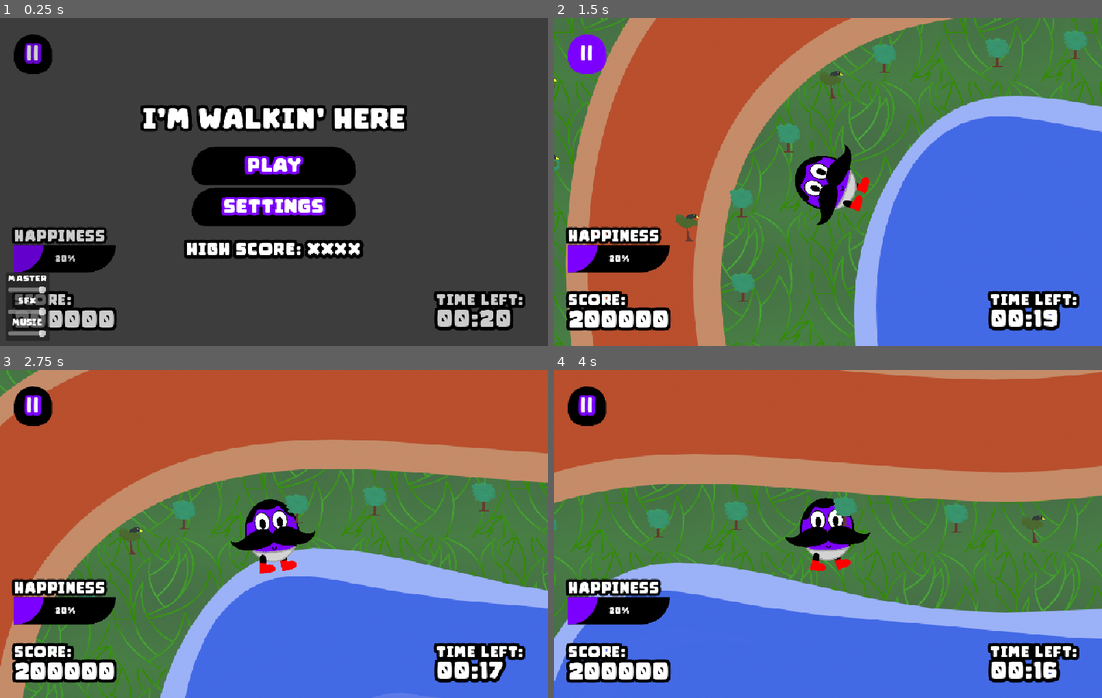
Above: before the commit, frames 1-4 (two rows, left to right).
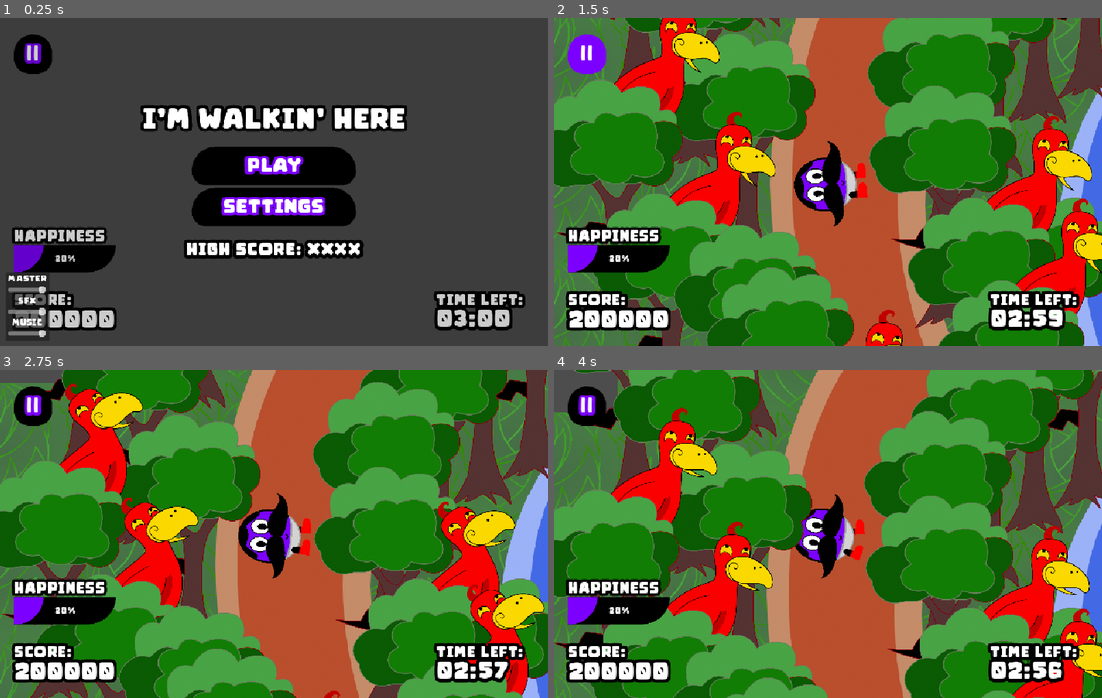
Above: after the commit, the same moments.

Repository: HyperGameDev/im-walking-here
Game: Godot game, scene res://scenes/main_scene.tscn
Same seed, same stepped clock (60 frames per second), same inputs: the game is played once before the commit and once after it.
Inputs (mouse positions are in pixels of both pictures, inside the frame that each line leads up to):
- Up to frame 1 (0.25 s): no input
- Up to frame 2 (1.5 s): click "PLAY" at 0.5 s; click "||" at 1.25 s
- Up to frame 3 (2.75 s): click (93, 645) at 2.02 s
- Up to frame 4 (4 s): click "||" at 2.75 s; click (570, 550) at 3.52 s

The runs differ from the first frame. In frame 1, 0.3% of the frame differs, in the area x 82-94%, y 88-96%; in frame 2, 88%, in the area x 0-100%, y 0-100%; in frame 3, 88%; in frame 4, 88%.

Commit message:
bird noises

Diff:
--- a/assets/animated_sprite_sheets/bird.tscn
+++ b/assets/animated_sprite_sheets/bird.tscn
@@ -13,6 +13,7 @@
 [ext_resource type="Texture2D" uid="uid://dm8txfa1rwc66" path="res://assets/2dart/bird/laughing_bird0031.png" id="11_7n7a2"]
 [ext_resource type="Texture2D" uid="uid://dr4wwd65qk28w" path="res://assets/2dart/bird/laughing_bird0034.png" id="12_yr8k7"]
 [ext_resource type="Texture2D" uid="uid://skpctvnnyg2t" path="res://assets/2dart/bird/laughing_bird0037.png" id="13_k171x"]
+[ext_resource type="Script" uid="uid://d0ih13u61xbpw" path="res://scripts/bird.gd" id="14_udaa1"]
 
 [sub_resource type="AtlasTexture" id="AtlasTexture_iao0y"]
 atlas = ExtResource("1_jydl4")
@@ -116,3 +117,4 @@
 [node name="Bird" type="AnimatedSprite2D"]
 sprite_frames = SubResource("SpriteFrames_ydy1l")
 frame_progress = 0.774263
+script = ExtResource("14_udaa1")
--- a/scenes/main_scene.tscn
+++ b/scenes/main_scene.tscn
@@ -1,21 +1,20 @@
-[gd_scene load_steps=14 format=3 uid="uid://cjhaandonxj4g"]
+[gd_scene load_steps=13 format=3 uid="uid://cjhaandonxj4g"]
 
 [ext_resource type="PackedScene" uid="uid://bx0jwniwoa425" path="res://scenes/main_menu.tscn" id="1_rt2n2"]
 [ext_resource type="PackedScene" uid="uid://cmkmqncwn84vr" path="res://assets/animated_sprite_sheets/lake.tscn" id="2_18nlu"]
 [ext_resource type="Texture2D" uid="uid://w7xvpldhdu80" path="res://assets/temp_lake_placeholder.png" id="2_c16ls"]
 [ext_resource type="Script" uid="uid://cbyksxwupl0i2" path="res://scripts/path.gd" id="3_18nlu"]
 [ext_resource type="PackedScene" uid="uid://cbmdcsvb41xin" path="res://scenes/player.tscn" id="4_c1pb6"]
-[ext_resource type="PackedScene" uid="uid://tffjypp2p2p" path="res://scenes/world_entities/tree_2.tscn" id="5_6wevv"]
 [ext_resource type="Texture2D" uid="uid://c2iwbbogguqq4" path="res://assets/2dart/Environment/path.png" id="7_c1pb6"]
-[ext_resource type="PackedScene" path="res://scenes/ui.tscn" id="7_c16ls"]
+[ext_resource type="PackedScene" uid="uid://cunrypxt2sd2t" path="res://scenes/ui.tscn" id="7_c16ls"]
 [ext_resource type="Texture2D" uid="uid://drwho6nbp0avu" path="res://assets/2dart/Environment/grass_tile.png" id="8_18nlu"]
 [ext_resource type="PackedScene" uid="uid://ceje773eeqmqy" path="res://scenes/components/world_entity_spawner.tscn" id="10_6wevv"]
 
 [sub_resource type="Curve2D" id="Curve2D_0e48y"]
 _data = {
-"points": PackedVector2Array(27.3131, 125.508, -27.3131, -125.508, -360, -252, -41.8342, 121.069, 41.8342, -121.069, -280, -644, -188.412, 86.404, 188.412, -86.404, -8, -1012, -248.221, -11.4125, 248.221, 11.4125, 1768, -1132, -319.549, -128.39, 319.549, 128.39, 3088, -916, -11.4125, -402.29, 11.4125, 402.29, 3528, -4, 276.752, -219.69, -276.752, 219.69, 2904, 852, 559.211, -19.9718, -559.211, 19.9718, 1904, 1212, 326.934, 198.093, -326.934, -198.093, 328, 916, 40.6919, 80.5031, -40.6919, -80.5031, -296, -60, 1.50263, 0.751315, -1.50263, -0.751315, -360, -252)
+"points": PackedVector2Array(27.3131, 125.508, -27.3131, -125.508, -538.179, -446.047, -94.9992, 189.424, 94.9992, -189.424, -449.179, -985.047, -219.537, 96.779, 219.537, -96.779, 97.8212, -1517.05, -248.221, -11.4125, 248.221, 11.4125, 1920.82, -1548.05, -319.549, -128.39, 319.549, 128.39, 3638.82, -1654.05, -11.4125, -402.29, 11.4125, 402.29, 4456.82, -161.047, 276.752, -219.69, -276.752, 219.69, 3746.82, 1338.95, 581.996, 18.0032, -581.996, -18.0032, 2091.82, 1797.95, 311.744, 251.258, -311.744, -251.258, 131.821, 1091.95, 74.8694, 202.023, -74.8694, -202.023, -426.179, 210.953, 1.50263, 0.751315, -1.50263, -0.751315, -537.179, -445.047, 0, 0, 0, 0, -538.179, -446.047)
 }
-point_count = 11
+point_count = 12
 
 [sub_resource type="TileSetAtlasSource" id="TileSetAtlasSource_c1pb6"]
 texture = ExtResource("8_18nlu")
@@ -44,12 +43,13 @@
 
 [node name="Path2D" type="Path2D" parent="Gameplay"]
 unique_name_in_owner = true
-position = Vector2(320, 180)
+position = Vector2(-67.8212, 246.047)
 curve = SubResource("Curve2D_0e48y")
 script = ExtResource("3_18nlu")
+metadata/_edit_lock_ = true
 
 [node name="Player" parent="Gameplay/Path2D" instance=ExtResource("4_c1pb6")]
-position = Vector2(-360, -252)
+position = Vector2(-538.179, -446.047)
 rotation = -1.78508
 
 [node name="UI" parent="Gameplay" instance=ExtResource("7_c16ls")]
@@ -68,16 +68,17 @@
 scale = Vector2(2.1589, 2.29873)
 autoplay = "default"
 frame_progress = 0.0
+metadata/_edit_lock_ = true
 
 [node name="Path" type="Sprite2D" parent="Gameplay/scenery"]
+z_index = -3
 position = Vector2(1879, 275)
 scale = Vector2(2.1589, 2.29873)
 texture = ExtResource("7_c1pb6")
-
-[node name="Tree2" parent="Gameplay/scenery" instance=ExtResource("5_6wevv")]
-position = Vector2(-407, -390)
+metadata/_edit_lock_ = true
 
 [node name="entity_spawners" type="Node2D" parent="Gameplay/scenery"]
+y_sort_enabled = true
 
 [node name="WorldEntitySpawner" parent="Gameplay/scenery/entity_spawners" instance=ExtResource("10_6wevv")]
 position = Vector2(-539, 1103)
@@ -92,52 +93,49 @@
 position = Vector2(-873, 275)
 
 [node name="WorldEntitySpawner5" parent="Gameplay/scenery/entity_spawners" instance=ExtResource("10_6wevv")]
-position = Vector2(-921, 30)
+position = Vector2(-1149, 170)
 
 [node name="WorldEntitySpawner6" parent="Gameplay/scenery/entity_spawners" instance=ExtResource("10_6wevv")]
 position = Vector2(-225, -187)
 
 [node name="WorldEntitySpawner7" parent="Gameplay/scenery/entity_spawners" instance=ExtResource("10_6wevv")]
-position = Vector2(-1124, -283)
+position = Vector2(-1332, -206)
 
 [node name="WorldEntitySpawner8" parent="Gameplay/scenery/entity_spawners" instance=ExtResource("10_6wevv")]
-position = Vector2(-873, -585)
-
-[node name="WorldEntitySpawner9" parent="Gameplay/scenery/entity_spawners" instance=ExtResource("10_6wevv")]
-position = Vector2(-873, -585)
+position = Vector2(-893, -360)
 
 [node name="WorldEntitySpawner10" parent="Gameplay/scenery/entity_spawners" instance=ExtResource("10_6wevv")]
-position = Vector2(-879, -845)
+position = Vector2(-1062, -722)
 
 [node name="WorldEntitySpawner11" parent="Gameplay/scenery/entity_spawners" instance=ExtResource("10_6wevv")]
 position = Vector2(-74, -685)
 
 [node name="WorldEntitySpawner12" parent="Gameplay/scenery/entity_spawners" instance=ExtResource("10_6wevv")]
-position = Vector2(-696, -1181)
+position = Vector2(-879, -1184)
 
 [node name="WorldEntitySpawner13" parent="Gameplay/scenery/entity_spawners" instance=ExtResource("10_6wevv")]
-position = Vector2(-460, -1388)
+position = Vector2(-546, -1511)
 
 [node name="WorldEntitySpawner14" parent="Gameplay/scenery/entity_spawners" instance=ExtResource("10_6wevv")]
 position = Vector2(243, -950)
 
 [node name="WorldEntitySpawner15" parent="Gameplay/scenery/entity_spawners" instance=ExtResource("10_6wevv")]
-position = Vector2(-32, -1523)
+position = Vector2(-118, -1646)
 
 [node name="WorldEntitySpawner16" parent="Gameplay/scenery/entity_spawners" instance=ExtResource("10_6wevv")]
-position = Vector2(284, -1795)
+position = Vector2(270, -1972)
 
 [node name="WorldEntitySpawner17" parent="Gameplay/scenery/entity_spawners" instance=ExtResource("10_6wevv")]
-position = Vector2(-258, -1741)
+position = Vector2(-344, -1864)
 
 [node name="WorldEntitySpawner18" parent="Gameplay/scenery/entity_spawners" instance=ExtResource("10_6wevv")]
-position = Vector2(-634, -1712)
+position = Vector2(-831, -1655)
 
 [node name="WorldEntitySpawner19" parent="Gameplay/scenery/entity_spawners" instance=ExtResource("10_6wevv")]
-position = Vector2(-800, -1268)
+position = Vector2(-983, -1271)
 
 [node name="WorldEntitySpawner20" parent="Gameplay/scenery/entity_spawners" instance=ExtResource("10_6wevv")]
-position = Vector2(-1116, -1058)
+position = Vector2(-1253, -952)
 
 [node name="WorldEntitySpawner21" parent="Gameplay/scenery/entity_spawners" instance=ExtResource("10_6wevv")]
 position = Vector2(-229, -469)
@@ -146,76 +144,76 @@
 position = Vector2(72, -863)
 
 [node name="WorldEntitySpawner23" parent="Gameplay/scenery/entity_spawners" instance=ExtResource("10_6wevv")]
-position = Vector2(155, -1641)
+position = Vector2(141, -1818)
 
 [node name="WorldEntitySpawner24" parent="Gameplay/scenery/entity_spawners" instance=ExtResource("10_6wevv")]
 position = Vector2(619, -969)
 
 [node name="WorldEntitySpawner25" parent="Gameplay/scenery/entity_spawners" instance=ExtResource("10_6wevv")]
-position = Vector2(749, -1651)
+position = Vector2(735, -1828)
 
 [node name="WorldEntitySpawner26" parent="Gameplay/scenery/entity_spawners" instance=ExtResource("10_6wevv")]
-position = Vector2(601, -1809)
+position = Vector2(587, -1986)
 
 [node name="WorldEntitySpawner27" parent="Gameplay/scenery/entity_spawners" instance=ExtResource("10_6wevv")]
-position = Vector2(1114, -1798)
+position = Vector2(1100, -1975)
 
 [node name="WorldEntitySpawner28" parent="Gameplay/scenery/entity_spawners" instance=ExtResource("10_6wevv")]
 position = Vector2(879, -993)
 
 [node name="WorldEntitySpawner29" parent="Gameplay/scenery/entity_spawners" instance=ExtResource("10_6wevv")]
-position = Vector2(1380, -1684)
+position = Vector2(1366, -1861)
 
 [node name="WorldEntitySpawner30" parent="Gameplay/scenery/entity_spawners" instance=ExtResource("10_6wevv")]
 position = Vector2(1239, -1008)
 
 [node name="WorldEntitySpawner31" parent="Gameplay/scenery/entity_spawners" instance=ExtResource("10_6wevv")]
-position = Vector2(1133, -1559)
+position = Vector2(1119, -1736)
 
 [node name="WorldEntitySpawner32" parent="Gameplay/scenery/entity_spawners" instance=ExtResource("10_6wevv")]
-position = Vector2(1817, -1624)
+position = Vector2(1803, -1801)
 
 [node name="WorldEntitySpawner33" parent="Gameplay/scenery/entity_spawners" instance=ExtResource("10_6wevv")]
 position = Vector2(1608, -986)
 
 [node name="WorldEntitySpawner34" parent="Gameplay/scenery/entity_spawners" instance=ExtResource("10_6wevv")]
-position = Vector2(1547, -1559)
+position = Vector2(1533, -1736)
 
 [node name="WorldEntitySpawner35" parent="Gameplay/scenery/entity_spawners" instance=ExtResource("10_6wevv")]
-position = Vector2(1703, -1863)
+position = Vector2(1689, -2040)
 
 [node name="WorldEntitySpawner36" parent="Gameplay/scenery/entity_spawners" instance=ExtResource("10_6wevv")]
-position = Vector2(1376, -1916)
+position = Vector2(1362, -2093)
 
 [node name="WorldEntitySpawner37" parent="Gameplay/scenery/entity_spawners" instance=ExtResource("10_6wevv")]
 position = Vector2(1866, -951)
 
 [node name="WorldEntitySpawner38" parent="Gameplay/scenery/entity_spawners" instance=ExtResource("10_6wevv")]
-position = Vector2(2177, -1646)
+position = Vector2(2163, -1823)
 
 [node name="WorldEntitySpawner39" parent="Gameplay/scenery/entity_spawners" instance=ExtResource("10_6wevv")]
-position = Vector2(2021, -1768)
+position = Vector2(2007, -1945)
 
 [node name="WorldEntitySpawner40" parent="Gameplay/scenery/entity_spawners" instance=ExtResource("10_6wevv")]
 position = Vector2(2154, -948)
 
 [node name="WorldEntitySpawner41" parent="Gameplay/scenery/entity_spawners" instance=ExtResource("10_6wevv")]
-position = Vector2(2439, -1696)
+position = Vector2(2425, -1873)
 
 [node name="WorldEntitySpawner42" parent="Gameplay/scenery/entity_spawners" instance=ExtResource("10_6wevv")]
 position = Vector2(2568, -1020)
 
 [node name="WorldEntitySpawner43" parent="Gameplay/scenery/entity_spawners" instance=ExtResource("10_6wevv")]
-position = Vector2(2663, -1829)
+position = Vector2(2649, -2006)
 
 [node name="WorldEntitySpawner44" parent="Gameplay/scenery/entity_spawners" instance=ExtResource("10_6wevv")]
 position = Vector2(2993, -1013)
 
 [node name="WorldEntitySpawner45" parent="Gameplay/scenery/entity_spawners" instance=ExtResource("10_6wevv")]
-position = Vector2(2366, -1898)
+position = Vector2(2352, -2075)
 
 [node name="WorldEntitySpawner46" parent="Gameplay/scenery/entity_spawners" instance=ExtResource("10_6wevv")]
-position = Vector2(3312, -1837)
+position = Vector2(3361, -1945)
 
 [node name="WorldEntitySpawner47" parent="Gameplay/scenery/entity_spawners" instance=ExtResource("10_6wevv")]
 position = Vector2(3304, -994)
@@ -227,58 +225,58 @@
 position = Vector2(2822, -902)
 
 [node name="WorldEntitySpawner50" parent="Gameplay/scenery/entity_spawners" instance=ExtResource("10_6wevv")]
-position = Vector2(3680, -1726)
+position = Vector2(3729, -1834)
 
 [node name="WorldEntitySpawner51" parent="Gameplay/scenery/entity_spawners" instance=ExtResource("10_6wevv")]
 position = Vector2(3555, -769)
 
 [node name="WorldEntitySpawner52" parent="Gameplay/scenery/entity_spawners" instance=ExtResource("10_6wevv")]
-position = Vector2(3988, -1650)
+position = Vector2(4037, -1758)
 
 [node name="WorldEntitySpawner53" parent="Gameplay/scenery/entity_spawners" instance=ExtResource("10_6wevv")]
 position = Vector2(3866, -461)
 
 [node name="WorldEntitySpawner54" parent="Gameplay/scenery/entity_spawners" instance=ExtResource("10_6wevv")]
-position = Vector2(4257, -1372)
+position = Vector2(4448, -1315)
 
 [node name="WorldEntitySpawner55" parent="Gameplay/scenery/entity_spawners" instance=ExtResource("10_6wevv")]
 position = Vector2(4470, -916)
 
 [node name="WorldEntitySpawner56" parent="Gameplay/scenery/entity_spawners" instance=ExtResource("10_6wevv")]
-position = Vector2(4580, -585)
+position = Vector2(4688, -591)
 
 [node name="WorldEntitySpawner57" parent="Gameplay/scenery/entity_spawners" instance=ExtResource("10_6wevv")]
-position = Vector2(4626, -340)
+position = Vector2(4734, -346)
 
 [node name="WorldEntitySpawner58" parent="Gameplay/scenery/entity_spawners" instance=ExtResource("10_6wevv")]
-position = Vector2(4679, -108)
+position = Vector2(4787, -114)
 
 [node name="WorldEntitySpawner59" parent="Gameplay/scenery/entity_spawners" instance=ExtResource("10_6wevv")]
-position = Vector2(4679, 181)
+position = Vector2(4787, 175)
 
 [node name="WorldEntitySpawner60" parent="Gameplay/scenery/entity_spawners" instance=ExtResource("10_6wevv")]
-position = Vector2(4626, 475)
+position = Vector2(4734, 469)
 
 [node name="WorldEntitySpawner61" parent="Gameplay/scenery/entity_spawners" instance=ExtResource("10_6wevv")]
-position = Vector2(4626, 475)
+position = Vector2(4734, 469)
 
 [node name="WorldEntitySpawner62" parent="Gameplay/scenery/entity_spawners" instance=ExtResource("10_6wevv")]
-position = Vector2(4823, 547)
+position = Vector2(4931, 541)
 
 [node name="WorldEntitySpawner63" parent="Gameplay/scenery/entity_spawners" instance=ExtResource("10_6wevv")]
-position = Vector2(4948, -121)
+position = Vector2(5056, -127)
 
 [node name="WorldEntitySpawner64" parent="Gameplay/scenery/entity_spawners" instance=ExtResource("10_6wevv")]
-position = Vector2(4758, -520)
+position = Vector2(4866, -526)
 
 [node name="WorldEntitySpawner65" parent="Gameplay/scenery/entity_spawners" instance=ExtResource("10_6wevv")]
 position = Vector2(4633, -877)
 
 [node name="WorldEntitySpawner66" parent="Gameplay/scenery/entity_spawners" instance=ExtResource("10_6wevv")]
-position = Vector2(4523, -1173)
+position = Vector2(4714, -1116)
 
 [node name="WorldEntitySpawner67" parent="Gameplay/scenery/entity_spawners" instance=ExtResource("10_6wevv")]
-position = Vector2(4288, -1211)
+position = Vector2(4479, -1154)
 
 [node name="WorldEntitySpawner68" parent="Gameplay/scenery/entity_spawners" instance=ExtResource("10_6wevv")]
 position = Vector2(4387, -1659)
@@ -293,19 +291,19 @@
 position = Vector2(3122, -752)
 
 [node name="WorldEntitySpawner72" parent="Gameplay/scenery/entity_spawners" instance=ExtResource("10_6wevv")]
-position = Vector2(3900, 140)
+position = Vector2(3857, 146)
 
 [node name="WorldEntitySpawner73" parent="Gameplay/scenery/entity_spawners" instance=ExtResource("10_6wevv")]
-position = Vector2(3987, -95)
+position = Vector2(3953, -92)
 
 [node name="WorldEntitySpawner74" parent="Gameplay/scenery/entity_spawners" instance=ExtResource("10_6wevv")]
-position = Vector2(4530, 771)
+position = Vector2(4638, 765)
 
 [node name="WorldEntitySpawner75" parent="Gameplay/scenery/entity_spawners" instance=ExtResource("10_6wevv")]
 position = Vector2(4701, 1003)
 
 [node name="WorldEntitySpawner76" parent="Gameplay/scenery/entity_spawners" instance=ExtResource("10_6wevv")]
-position = Vector2(4940, 141)
+position = Vector2(5048, 135)
 
 [node name="WorldEntitySpawner77" parent="Gameplay/scenery/entity_spawners" instance=ExtResource("10_6wevv")]
 position = Vector2(4450, 1170)
@@ -320,16 +318,13 @@
 position = Vector2(3698, 650)
 
 [node name="WorldEntitySpawner81" parent="Gameplay/scenery/entity_spawners" instance=ExtResource("10_6wevv")]
-position = Vector2(3975, 399)
+position = Vector2(3827, 410)
 
 [node name="WorldEntitySpawner82" parent="Gameplay/scenery/entity_spawners" instance=ExtResource("10_6wevv")]
 position = Vector2(3356, 991)
 
 [node name="WorldEntitySpawner83" parent="Gameplay/scenery/entity_spawners" instance=ExtResource("10_6wevv")]
-position = Vector2(3614, 1014)
-
-[node name="WorldEntitySpawner84" parent="Gameplay/scenery/entity_spawners" instance=ExtResource("10_6wevv")]
-position = Vector2(3158, 1272)
+position = Vector2(3560, 829)
 
 [node name="WorldEntitySpawner85" parent="Gameplay/scenery/entity_spawners" instance=ExtResource("10_6wevv")]
 position = Vector2(4320, 1310)
@@ -344,25 +339,22 @@
 position = Vector2(4551, 1519)
 
 [node name="WorldEntitySpawner89" parent="Gameplay/scenery/entity_spawners" instance=ExtResource("10_6wevv")]
-position = Vector2(2891, 1378)
+position = Vector2(3065, 1232)
 
 [node name="WorldEntitySpawner90" parent="Gameplay/scenery/entity_spawners" instance=ExtResource("10_6wevv")]
 position = Vector2(3783, 1955)
 
 [node name="WorldEntitySpawner91" parent="Gameplay/scenery/entity_spawners" instance=ExtResource("10_6wevv")]
-position = Vector2(3468, 2099)
+position = Vector2(3441, 2232)
 
 [node name="WorldEntitySpawner92" parent="Gameplay/scenery/entity_spawners" instance=ExtResource("10_6wevv")]
-position = Vector2(3012, 2281)
+position = Vector2(2985, 2414)
 
 [node name="WorldEntitySpawner93" parent="Gameplay/scenery/entity_spawners" instance=ExtResource("10_6wevv")]
 position = Vector2(3859, 2129)
 
 [node name="WorldEntitySpawner94" parent="Gameplay/scenery/entity_spawners" instance=ExtResource("10_6wevv")]
-position = Vector2(3468, 2281)
-
-[node name="WorldEntitySpawner95" parent="Gameplay/scenery/entity_spawners" instance=ExtResource("10_6wevv")]
-position = Vector2(3438, 1210)
+position = Vector2(3441, 2414)
 
 [node name="WorldEntitySpawner96" parent="Gameplay/scenery/entity_spawners" instance=ExtResource("10_6wevv")]
 position = Vector2(4186, 2072)
@@ -371,52 +363,52 @@
 position = Vector2(4311, 1742)
 
 [node name="WorldEntitySpawner98" parent="Gameplay/scenery/entity_spawners" instance=ExtResource("10_6wevv")]
-position = Vector2(2598, 1385)
+position = Vector2(2741, 1279)
 
 [node name="WorldEntitySpawner99" parent="Gameplay/scenery/entity_spawners" instance=ExtResource("10_6wevv")]
-position = Vector2(2351, 2422)
+position = Vector2(2324, 2555)
 
 [node name="WorldEntitySpawner100" parent="Gameplay/scenery/entity_spawners" instance=ExtResource("10_6wevv")]
-position = Vector2(2799, 2365)
+position = Vector2(2772, 2498)
 
 [node name="WorldEntitySpawner101" parent="Gameplay/scenery/entity_spawners" instance=ExtResource("10_6wevv")]
-position = Vector2(2385, 1526)
+position = Vector2(2354, 1366)
 
 [node name="WorldEntitySpawner102" parent="Gameplay/scenery/entity_spawners" instance=ExtResource("10_6wevv")]
-position = Vector2(1888, 1480)
+position = Vector2(2025, 1337)
 
 [node name="WorldEntitySpawner103" parent="Gameplay/scenery/entity_spawners" instance=ExtResource("10_6wevv")]
-position = Vector2(1474, 2357)
+position = Vector2(1447, 2490)
 
 [node name="WorldEntitySpawner104" parent="Gameplay/scenery/entity_spawners" instance=ExtResource("10_6wevv")]
-position = Vector2(1941, 2353)
+position = Vector2(1914, 2486)
 
 [node name="WorldEntitySpawner105" parent="Gameplay/scenery/entity_spawners" instance=ExtResource("10_6wevv")]
-position = Vector2(1599, 1396)
+position = Vector2(1613, 1305)
 
 [node name="WorldEntitySpawner106" parent="Gameplay/scenery/entity_spawners" instance=ExtResource("10_6wevv")]
-position = Vector2(752, 2228)
+position = Vector2(725, 2361)
 
 [node name="WorldEntitySpawner107" parent="Gameplay/scenery/entity_spawners" instance=ExtResource("10_6wevv")]
-position = Vector2(1211, 2179)
+position = Vector2(1184, 2312)
 
 [node name="WorldEntitySpawner108" parent="Gameplay/scenery/entity_spawners" instance=ExtResource("10_6wevv")]
-position = Vector2(319, 1951)
+position = Vector2(292, 2084)
 
 [node name="WorldEntitySpawner109" parent="Gameplay/scenery/entity_spawners" instance=ExtResource("10_6wevv")]
-position = Vector2(1173, 1286)
+position = Vector2(1156, 1160)
 
 [node name="WorldEntitySpawner110" parent="Gameplay/scenery/entity_spawners" instance=ExtResource("10_6wevv")]
 position = Vector2(672, 1077)
 
 [node name="WorldEntitySpawner111" parent="Gameplay/scenery/entity_spawners" instance=ExtResource("10_6wevv")]
-position = Vector2(19, 1772)
+position = Vector2(-8, 1905)
 
 [node name="WorldEntitySpawner112" parent="Gameplay/scenery/entity_spawners" instance=ExtResource("10_6wevv")]
 position = Vector2(-611, 1521)
 
 [node name="WorldEntitySpawner113" parent="Gameplay/scenery/entity_spawners" instance=ExtResource("10_6wevv")]
-position = Vector2(-231, 1506)
+position = Vector2(-203, 1669)
 
 [node name="WorldEntitySpawner114" parent="Gameplay/scenery/entity_spawners" instance=ExtResource("10_6wevv")]
 position = Vector2(297, 819)
@@ -434,7 +426,7 @@
 position = Vector2(-1024, 1172)
 
 [node name="WorldEntitySpawner119" parent="Gameplay/scenery/entity_spawners" instance=ExtResource("10_6wevv")]
-position = Vector2(-272, 1320)
+position = Vector2(-244, 1483)
 
 [node name="WorldEntitySpawner120" parent="Gameplay/scenery/entity_spawners" instance=ExtResource("10_6wevv")]
 position = Vector2(-477, 1358)
--- a/scenes/world_entities/tree_1.tscn
+++ b/scenes/world_entities/tree_1.tscn
@@ -1,10 +1,10 @@
 [gd_scene load_steps=4 format=3 uid="uid://c5q52kpm2lwo5"]
 
-[ext_resource type="Texture2D" uid="uid://cf3ya3tx7763y" path="res://assets/tree placeholders.png" id="1_3phnf"]
+[ext_resource type="Texture2D" uid="uid://x67eqjro8toa" path="res://assets/2dart/Environment/tree.png" id="1_3phnf"]
 
 [sub_resource type="AtlasTexture" id="AtlasTexture_0gkx4"]
 atlas = ExtResource("1_3phnf")
-region = Rect2(0, 0, 100, 100)
+region = Rect2(0, 0, 536, 839)
 
 [sub_resource type="SpriteFrames" id="SpriteFrames_a171d"]
 animations = [{
--- a/scenes/world_entities/tree_2.tscn
+++ b/scenes/world_entities/tree_2.tscn
@@ -1,19 +1,20 @@
-[gd_scene load_steps=7 format=3 uid="uid://tffjypp2p2p"]
+[gd_scene load_steps=8 format=3 uid="uid://tffjypp2p2p"]
 
-[ext_resource type="Texture2D" uid="uid://cf3ya3tx7763y" path="res://assets/tree placeholders.png" id="1_2un42"]
 [ext_resource type="PackedScene" uid="uid://cuta76g68jmdb" path="res://scenes/components/on_screen_item.tscn" id="2_60070"]
+[ext_resource type="Texture2D" uid="uid://x67eqjro8toa" path="res://assets/2dart/Environment/tree.png" id="2_exmri"]
 [ext_resource type="Script" uid="uid://d063dsd86jl6b" path="res://scripts/world_entity.gd" id="2_h7mqr"]
+[ext_resource type="PackedScene" uid="uid://by7am8a6v1s1x" path="res://assets/animated_sprite_sheets/bird.tscn" id="2_nfnnt"]
 [ext_resource type="PackedScene" uid="uid://cumfy0jt13tb5" path="res://scenes/components/clickable.tscn" id="3_h7mqr"]
 
-[sub_resource type="AtlasTexture" id="AtlasTexture_exmri"]
-atlas = ExtResource("1_2un42")
-region = Rect2(100, 0, 100, 100)
+[sub_resource type="AtlasTexture" id="AtlasTexture_nfnnt"]
+atlas = ExtResource("2_exmri")
+region = Rect2(0, 0, 536, 839)
 
 [sub_resource type="SpriteFrames" id="SpriteFrames_nfnnt"]
 animations = [{
 "frames": [{
 "duration": 1.0,
-"texture": SubResource("AtlasTexture_exmri")
+"texture": SubResource("AtlasTexture_nfnnt")
 }],
 "loop": true,
 "name": &"default",
@@ -23,17 +24,21 @@
 [node name="Tree2" type="Node2D"]
 script = ExtResource("2_h7mqr")
 
+[node name="Bird" parent="." instance=ExtResource("2_nfnnt")]
+position = Vector2(155, -438)
+autoplay = "default"
+
 [node name="Tree1" type="AnimatedSprite2D" parent="."]
 sprite_frames = SubResource("SpriteFrames_nfnnt")
 metadata/_edit_lock_ = true
 
 [node name="OnScreenItem" parent="." instance=ExtResource("2_60070")]
-position = Vector2(3.5, 4.5)
-scale = Vector2(6.55, 6.25)
+position = Vector2(-13.5, 5.50006)
+scale = Vector2(29.05, 44.55)
 
 [node name="ClickableItem" parent="." node_paths=PackedStringArray("parent") instance=ExtResource("3_h7mqr")]
-offset_left = -43.0
-offset_top = -44.0
-offset_right = 50.0
-offset_bottom = 56.0
+offset_left = -264.0
+offset_top = -404.0
+offset_right = 255.0
+offset_bottom = 419.0
 parent = NodePath("..")
--- /dev/null
+++ b/scripts/bird.gd
@@ -0,0 +1,23 @@
+extends AnimatedSprite2D
+
+var TimerMax : float = randf_range(3,7)
+var time : float = TimerMax
+
+func TimerCount(InDelta: float) -> void:
+	if time > 0:
+		time -= InDelta
+	else:
+		time = TimerMax
+		make_bird_noise()
+		#Sends a signal here
+
+func _process(delta: float) -> void:
+	TimerCount(delta)
+
+func make_bird_noise() -> void:
+	var i : int = randi_range(0,1)
+	if i == 0:
+		AudioManager.play_bird(global_position)
+	else:
+		AudioManager.play_discord()
+	# TODO make the player lose scoremult
--- a/scripts/path.gd
+++ b/scripts/path.gd
@@ -2,7 +2,7 @@
 
 static var ref: Path2D
 
-var round_length: float = 20.
+var round_length: float = 180.
 
 @onready var player: PathFollow2D = $Player
 
Not shown: 1 places in assets/animated_sprite_sheets/bird.tscn that only renumber resources
Not shown, added: scripts/bird.gd.uid
